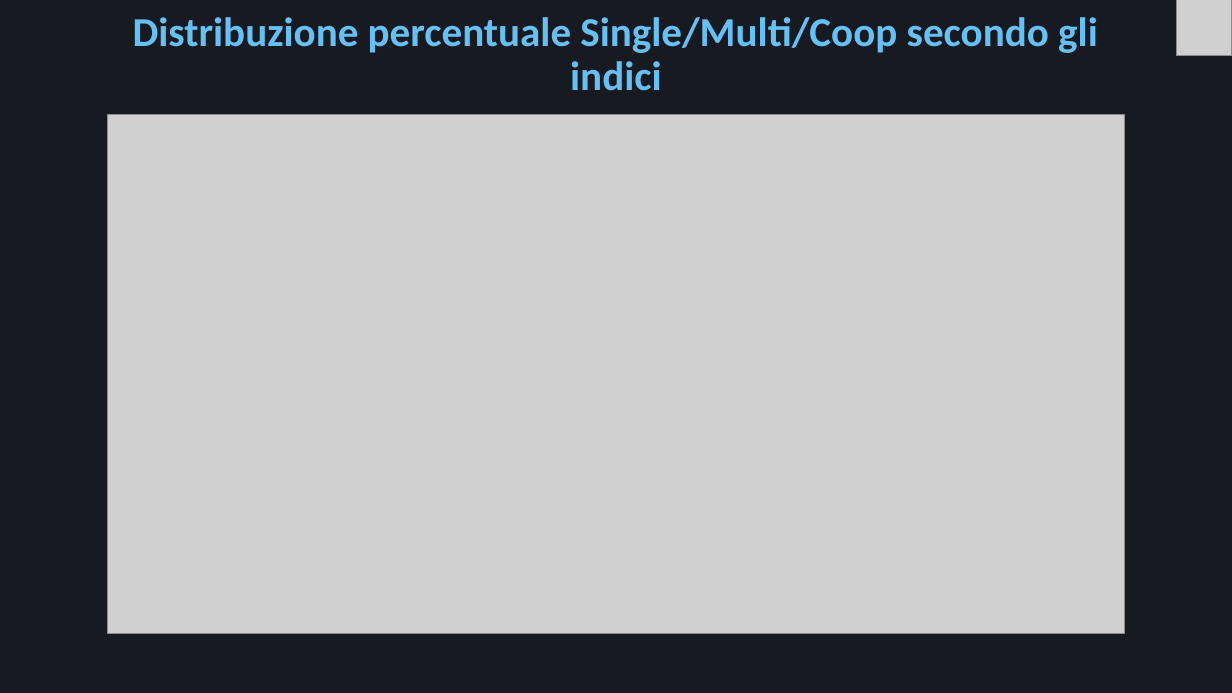
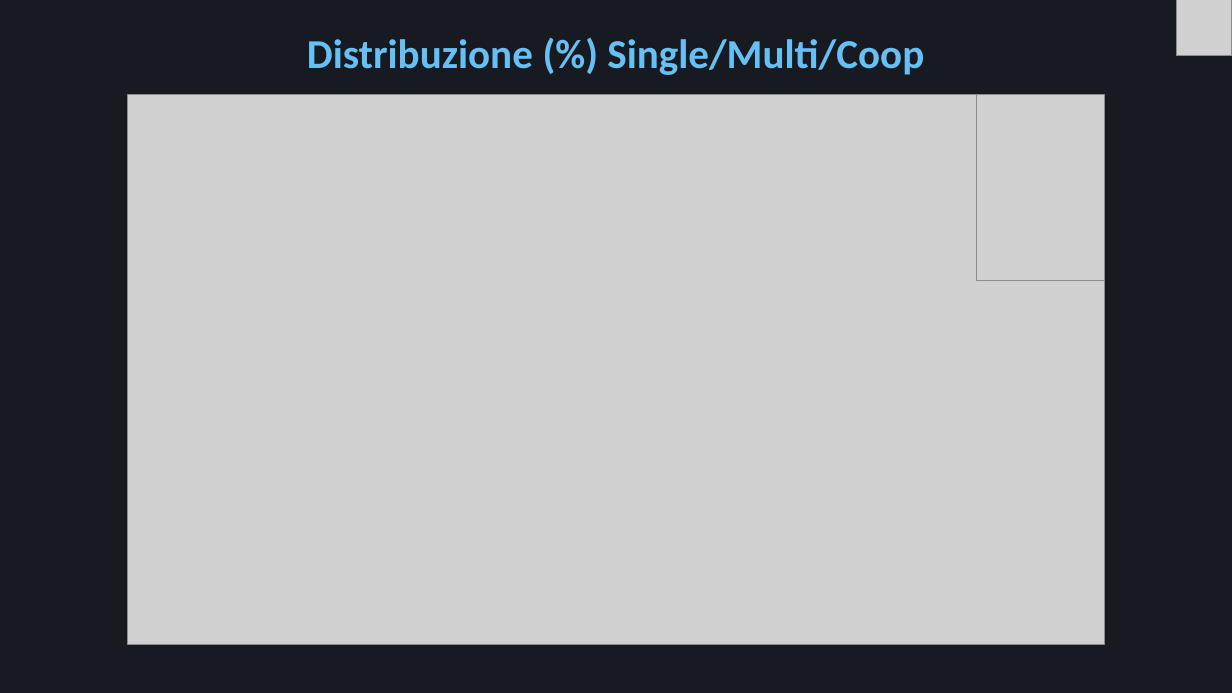
Before and after one commit to Mora11231/VisualizzazioneScientifica, a slide deck: slide 23 of Steam.pptx. Drawn at 1232x693 pixels with LibreOffice and Linux fonts; fonts in the diff are those of the drawing; grey boxes stand for pictures. Boxes give left, top, right and bottom in pixels: in the first picture for what was removed or moved away, otherwise in the second. Text is boxed around its words. In the diff, an @@ line names an element or a change of style, - is before the commit and + after.

```diff
--- a/Steam.pptx
+++ b/Steam.pptx
@@ title at (x1=307, y1=39, x2=924, y2=75): text changed @@
-Distribuzione percentuale Single/Multi/Coop secondo gli indici
+Distribuzione (%) Single/Multi/Coop
@@ picture added at (x1=128, y1=95, x2=1104, y2=645) @@
@@ picture resized from (x1=107, y1=115, x2=1125, y2=634) to (x1=977, y1=95, x2=1105, y2=281) @@
```
Also in this commit, not shown: 1 other file.
